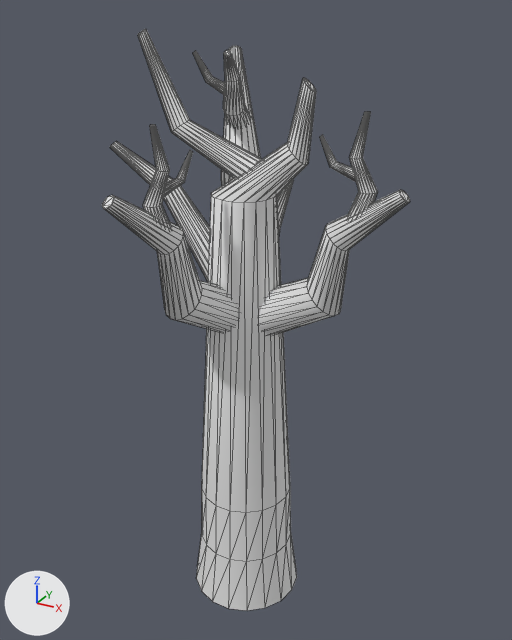
An edit to the FBX model ValleyProduction/Assets/_Art/Meshes/Environment/Vegetation/Trees/OakTree/Dead/SM_DeadOakTree_01_LOD0.fbx, drawn before and after from the same camera.
One viewpoint serves both versions: a 50 mm lens placed at (4.1, -7.16, 7.73), pointed at (0.05, 0.2, 4.05). Lighting does not change. The marker at lower left points along +X, +Y and +Z. Mesh edges are drawn as thin lines. Where no turn or scale is listed for an object, it has been applied to the vertices.

Before the edit, the objects in view are built like this:
```python
me_mesh = bpy.data.meshes.new('Mesh')
me_mesh.from_pydata(...)  # 936 vertices, 1592 faces; spans x -1.86..1.99, y -1.75..1.85, z -0.02..7.52
ob_deadoaktree_lod0 = bpy.data.objects.new('DeadOakTree_LOD0', me_mesh)
ob_deadoaktree_lod0.location = (0.0, 0.0, 0.0)
```
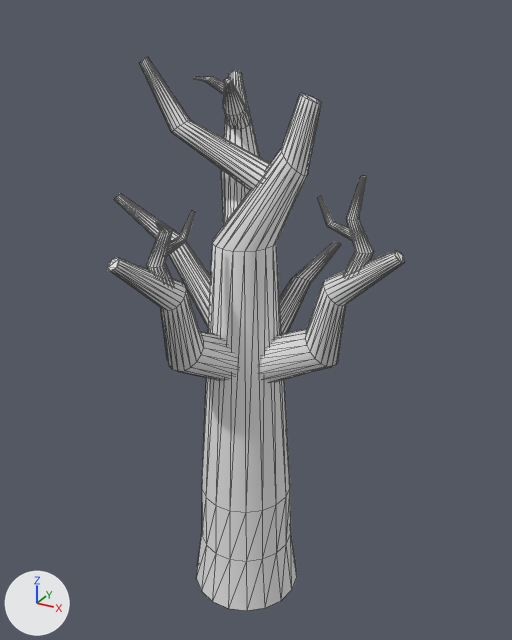
Commit message: Add & Test Trees

Pixel boxes (x1, y1, x2, y2) of what changed, in the pictures (512 x 640 px; the box of a moved part takes in the faces that stretch with it):
'DeadOakTree_LOD0', reshaped: before (102, 29, 410, 611); after (108, 57, 405, 611)
part 1 of me_mesh, moved or reshaped: before (259, 190, 410, 335); after (260, 250, 405, 382)
part 2 of me_mesh, moved or reshaped: before (348, 112, 378, 218); after (345, 176, 373, 276)
part 3 of me_mesh, moved or reshaped: before (320, 135, 356, 182); after (318, 196, 353, 242)
part 4 of me_mesh, moved or reshaped: before (102, 195, 238, 333); after (108, 257, 237, 380)
part 5 of me_mesh, moved or reshaped: before (164, 150, 193, 197); after (167, 211, 195, 256)
part 6 of me_mesh, moved or reshaped: before (110, 141, 210, 281); after (114, 194, 211, 329)
part 7 of me_mesh, added: after (147, 222, 173, 284)
part 8 of me_mesh, added: after (280, 242, 341, 334)
part 9 of me_mesh, cut back: before (138, 29, 316, 512); after (140, 57, 322, 512)

The edits, one by one:
me_mesh is used by ob_deadoaktree_lod0; location (0.0, 0.0, 0.0).
me_mesh had 936 vertices, 1592 faces and spanned x -1.86..1.99, y -1.75..1.85, z -0.02..7.52.
me_mesh now has 900 vertices, 1520 faces and spans x -1.86..1.99, y -1.75..1.39, z -0.02..7.22.
me_mesh part 1: the loose piece of 72 vertices spanning x 0.01..1.99, y -0.3..0.32, z 4.02..6.0 is moved by (0.0, 0.0, -0.66).
me_mesh part 2: the loose piece of 72 vertices spanning x 1.29..1.63, y -0.11..0.12, z 5.61..6.76 is moved by (0.0, 0.0, -0.66).
me_mesh part 3: the loose piece of 54 vertices spanning x 0.94..1.48, y -0.07..0.08, z 5.99..6.49 is moved by (0.0, 0.0, -0.66).
me_mesh part 4: the loose piece of 72 vertices spanning x -0.7..0.28, y -1.75..0.15, z 4.02..6.0 is moved by (0.0, 0.0, -0.66).
me_mesh part 5: the loose piece of 54 vertices spanning x -0.48..-0.23, y -1.19..-0.68, z 5.84..6.33 is moved by (0.0, 0.0, -0.66).
me_mesh part 6: the loose piece of 54 vertices spanning x -1.86..-0.07, y -0.22..0.22, z 4.39..6.21 is moved by (0.0, 0.0, -0.66).
me_mesh part 7: a new loose piece of 72 vertices spanning x -0.53..-0.27, y -1.31..-0.98, z 4.83..5.62.
me_mesh part 8: a new loose piece of 54 vertices spanning x -0.28..0.71, y 0.07..1.39, z 3.08..4.89.
me_mesh part 9: 270 vertices removed from x -1.27..0.74, y -1.31..1.85, z 3.74..7.52; 126 vertices added at x -1.27..0.8, y -0.39..1.21, z 5.15..7.22.
